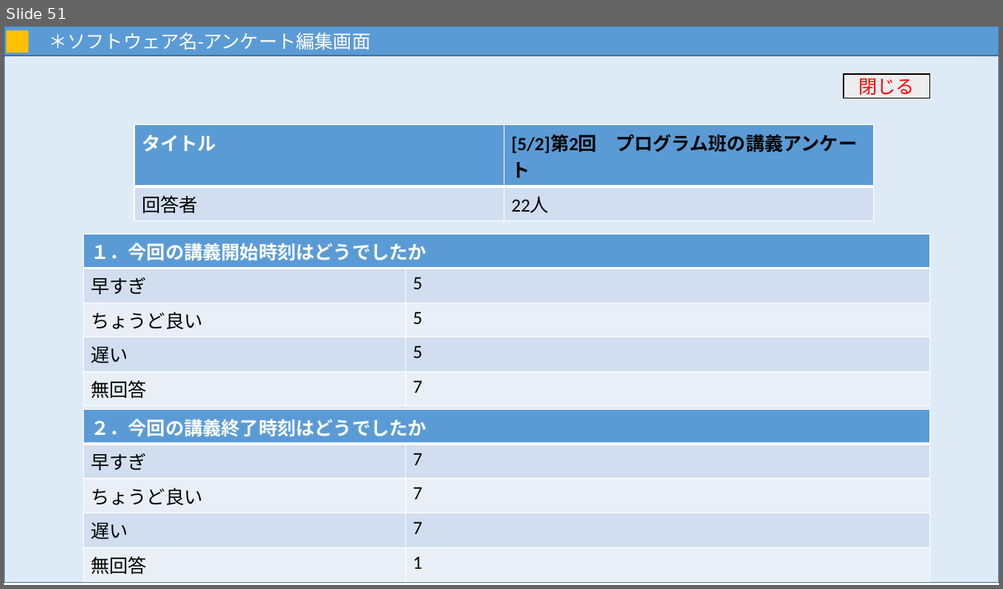
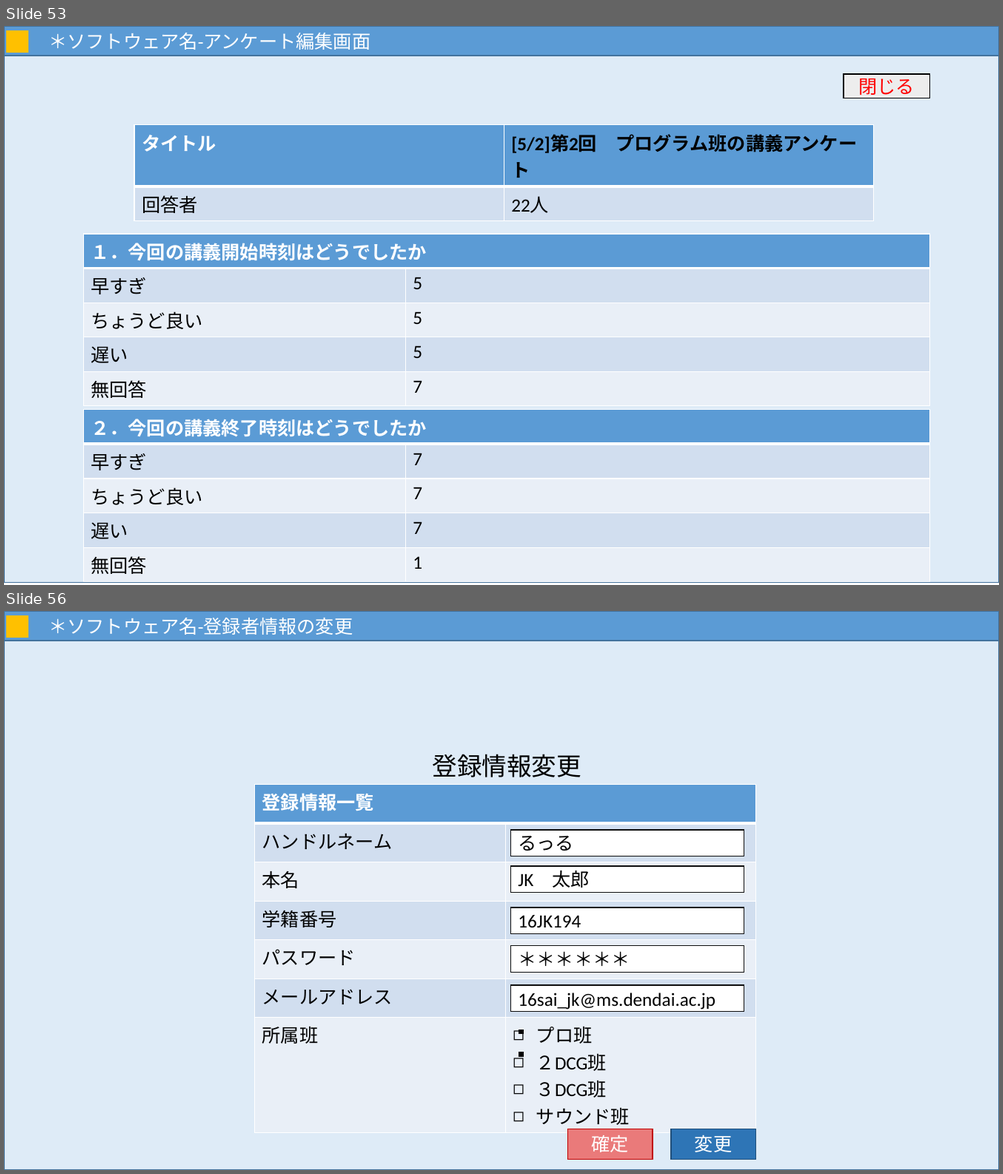
Before and after one commit to MNB-oda/MNB, a slide deck: 提出課題/外部設計書/画面設計.pptx. Shown one above the other, each under a label of ours: slide 51 before the commit, slides 53 and 56 after it; the slides between them are not shown. The pictures are 1003x589 and 1003x1174 pixels, drawn with LibreOffice and Linux fonts; fonts in the diff are those of the drawing. Boxes give left, top, right and bottom in pixels: in the first picture for what was removed or moved away, otherwise in the second. Text is boxed around its words. In the diff, an @@ line names an element or a change of style, - is before the commit and + after.

```diff
--- a/提出課題/外部設計書/画面設計.pptx
+++ b/提出課題/外部設計書/画面設計.pptx
@@ slide 56 added at box(4, 611, 999, 1170), background #FFFFFF @@
@@ rectangle added at box(4, 611, 999, 1170), fill #DEEBF7, outline #43739E 1 pt @@
@@ rectangle added at box(4, 611, 999, 641), fill #5B9BD5, outline #43739E 1 pt, 18 pt, text #FFFFFF @@
+＊ソフトウェア名-登録者情報の変更
@@ rectangle added at box(6, 616, 28, 637), fill #FFC000, outline #FFC000 1 pt @@
@@ text added at box(432, 754, 581, 777), 24 pt, text #000000 @@
+登録情報変更
@@ table added at box(255, 785, 756, 1128), 7 rows, 2 columns @@
+登録情報一覧 | 
+ハンドルネーム | 
+本名 | 
+学籍番号 | 
+パスワード | 
+メールアドレス | 
+所属班 | プロ班 / ２DCG班 / ３DCG班 / サウンド班
@@ rectangle added at box(511, 830, 743, 857), fill #FFFFFF, outline #0D0D0D 1 pt, 18 pt, text #000000 @@
+るっる
@@ rectangle added at box(511, 866, 743, 892), fill #FFFFFF, outline #0D0D0D 1 pt, 18 pt, text #000000 @@
+JK 太郎
@@ rectangle added at box(511, 908, 743, 934), fill #FFFFFF, outline #0D0D0D 1 pt, 18 pt, text #000000 @@
+16JK194
@@ rectangle added at box(511, 946, 743, 972), fill #FFFFFF, outline #0D0D0D 1 pt, 18 pt, text #000000 @@
+＊＊＊＊＊＊
@@ rectangle added at box(511, 985, 743, 1011), fill #FFFFFF, outline #0D0D0D 1 pt, 18 pt, text #000000 @@
+16sai_jk@ms.dendai.ac.jp
@@ rectangle added at box(519, 1031, 523, 1034), fill #000000, outline #000000 1 pt @@
@@ rectangle added at box(519, 1053, 523, 1057), fill #000000, outline #000000 1 pt @@
@@ rectangle added at box(568, 1130, 653, 1160), fill #EA7A7A, outline #C00000 1 pt, 18 pt, text #FFFFFF @@
+確定
@@ rectangle added at box(671, 1130, 756, 1160), fill #2E75B6, outline #1F4E79 1 pt, 18 pt, text #FFFFFF @@
+変更
@@ what was slide 51 is now slide 53 @@
```
Also in this commit, not shown: 11 slides changed, 3 other slides added.
